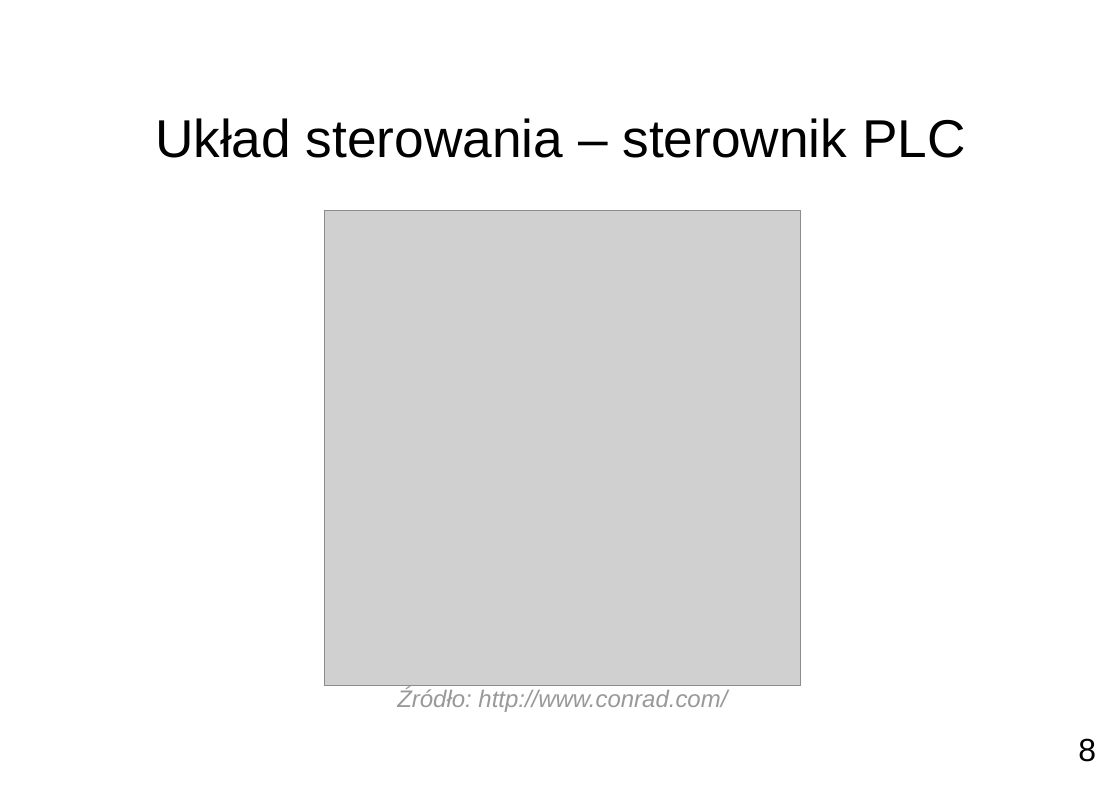
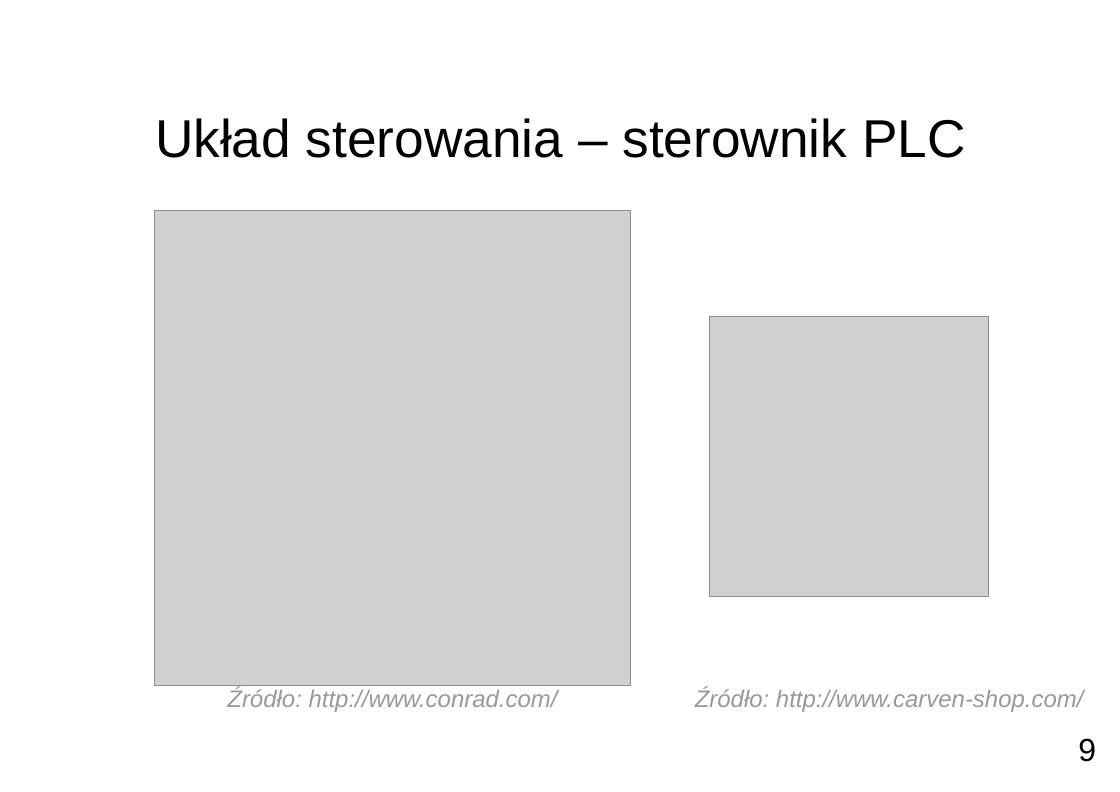
Before and after one commit to pbanaszkiewicz/msc-thesis, a slide deck: slide 9 of presentation/main.odp (slide 8 before the commit). Drawn at 1120x792 pixels with LibreOffice and Linux fonts; fonts in the diff are those of the drawing; grey boxes stand for pictures; background and template pictures are left out. Boxes give left, top, right and bottom in pixels: in the first picture for what was removed or moved away, otherwise in the second. Text is boxed around its words. In the diff, an @@ line names an element or a change of style, - is before the commit and + after.

Commit message:
Updated presentation

```diff
--- a/presentation/main.odp
+++ b/presentation/main.odp
@@ picture: place and size @@
-picture at [324, 210, 800, 686]
+picture at [154, 210, 630, 686]
@@ picture added at [710, 317, 989, 596] @@
@@ text "Źródło: http://www.conrad.com/": place and size @@
-text "Źródło: http://www.conrad.com/" at [397, 688, 727, 712]
+text "Źródło: http://www.conrad.com/" at [227, 688, 558, 712]
@@ text added at [695, 688, 1084, 712], 18 pt, text #999999, italic @@
+Źródło: http://www.carven-shop.com/
@@ page number at [1078, 738, 1096, 762]: text changed @@
-8
+9
```
Also in this commit, not shown: 11 other slides changed, 6 slides added, 2 slides removed, 15 other files.
